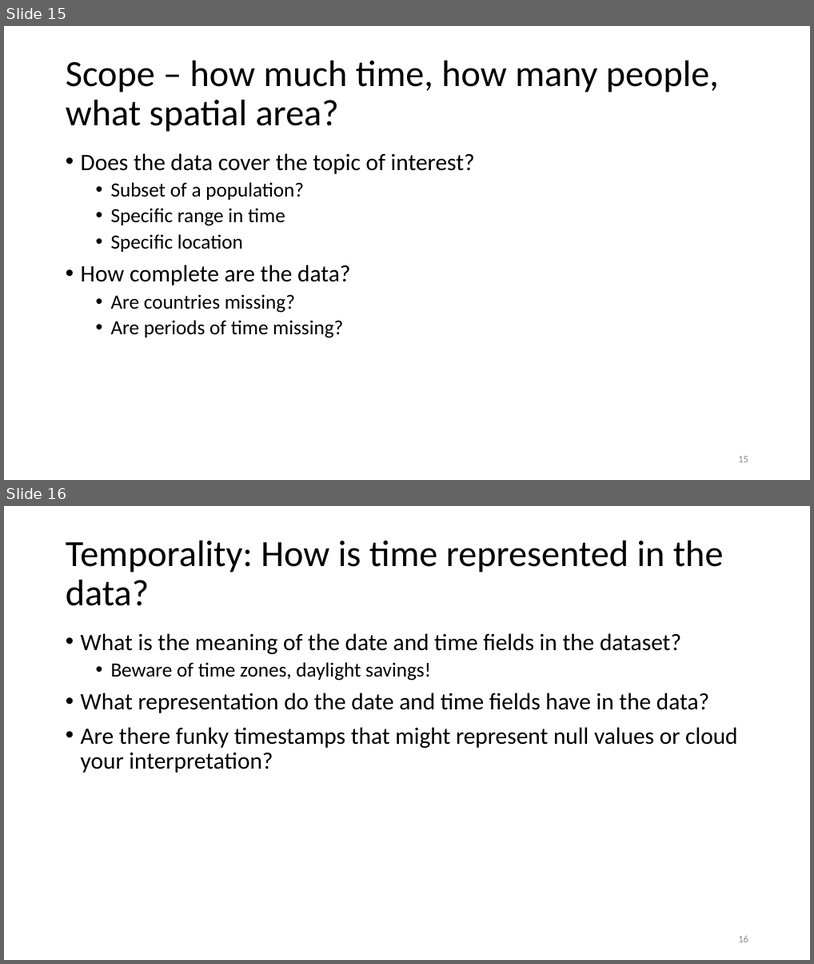
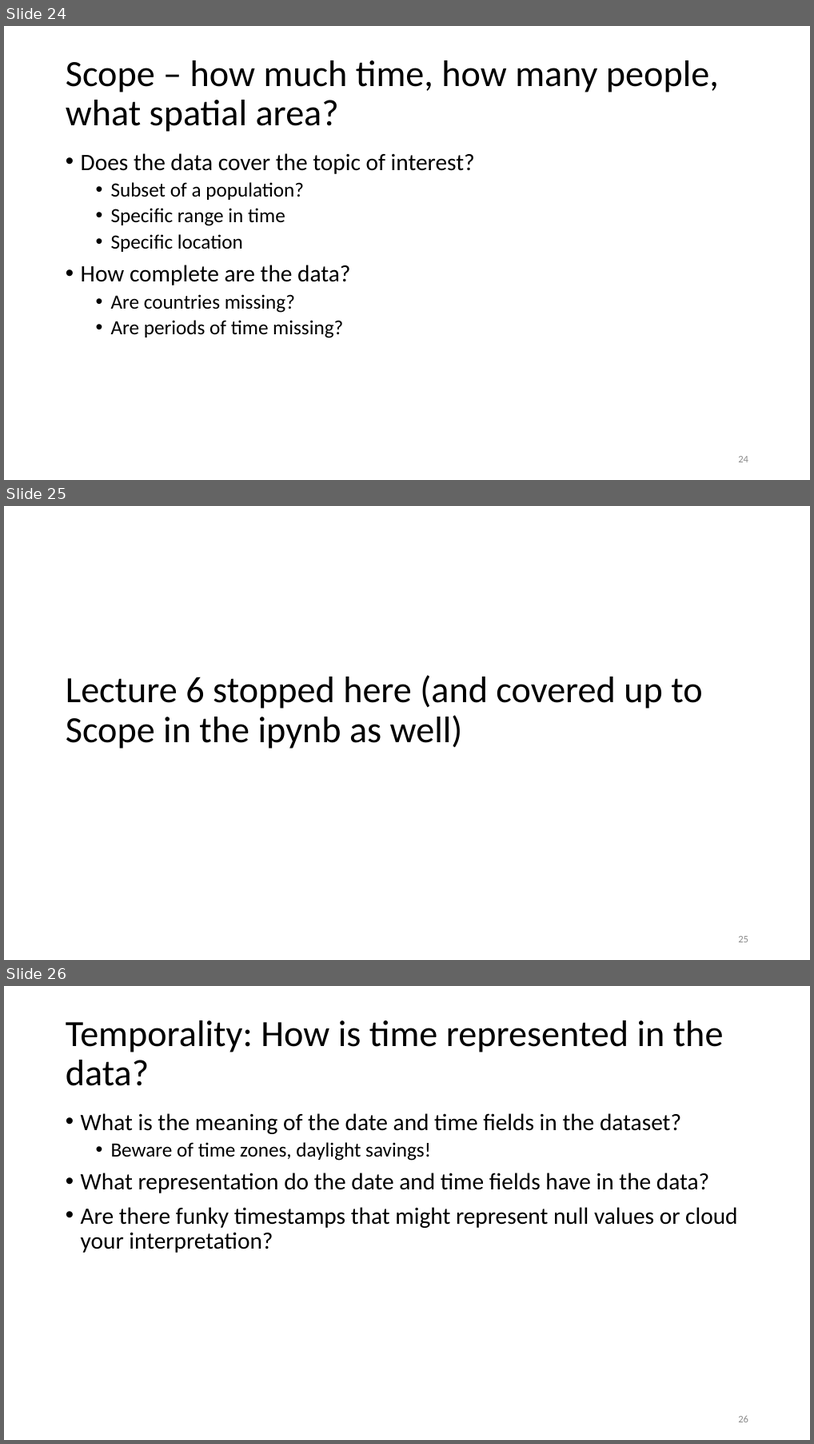
Before and after one commit to nickolasclarke/ER131, a slide deck: lecture/Lecture 06 Sept 17/6 Data Cleaning, EDA.pptx. Shown one above the other, each under a label of ours: slides 15 and 16 before the commit, slides 24, 25 and 26 after it. The pictures are 814x964 and 814x1444 pixels, drawn with LibreOffice and Linux fonts; fonts in the diff are those of the drawing. Boxes give left, top, right and bottom in pixels: in the first picture for what was removed or moved away, otherwise in the second. Text is boxed around its words. In the diff, an @@ line names an element or a change of style, - is before the commit and + after.

```diff
--- a/lecture/Lecture 06 Sept 17/6 Data Cleaning, EDA.pptx
+++ b/lecture/Lecture 06 Sept 17/6 Data Cleaning, EDA.pptx
@@ slide 25 added at (x1=4, y1=506, x2=810, y2=960), background #FFFFFF @@
@@ title added at (x1=66, y1=675, x2=702, y2=748), 44 pt, text #000000 @@
+Lecture 6 stopped here (and covered up to Scope in the ipynb as well)
@@ page number added at (x1=738, y1=936, x2=749, y2=942), 12 pt, text #8C8C8C @@
+25
@@ what was slide 15 is now slide 24 @@
@@ page number at (x1=738, y1=456, x2=749, y2=462): text changed @@
-15
+24
@@ what was slide 16 is now slide 26 @@
@@ page number at (x1=738, y1=1415, x2=749, y2=1422): text changed @@
-16
+26
```
Also in this commit, not shown: 1 slide changed, 9 other slides added, 3 other files.
